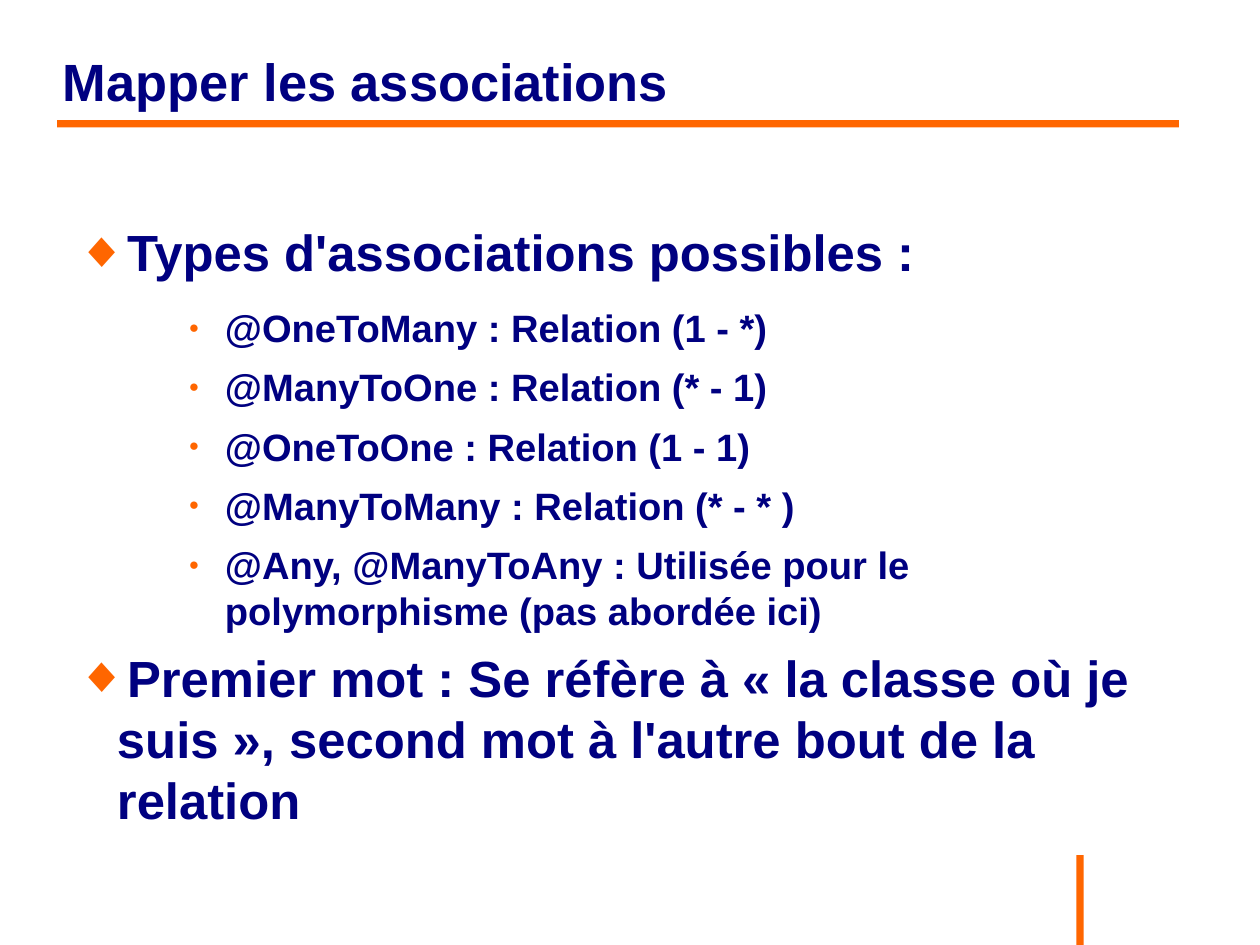
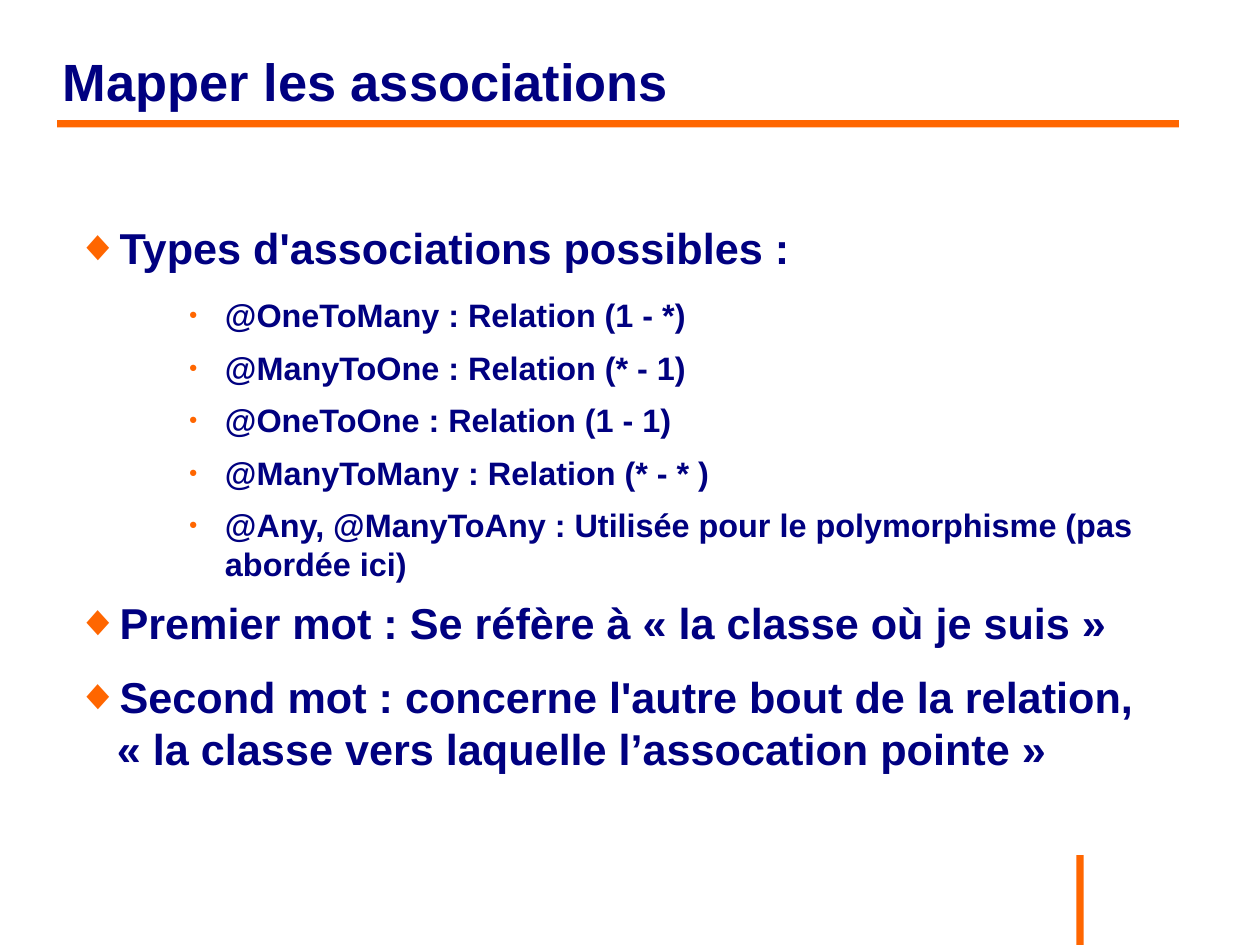
Before and after one commit to philphils/formation-hibernate-basique, a slide deck: slide 75 of Documentation/diapo_formation_hibernate.odp. Drawn at 1260x945 pixels with LibreOffice and Linux fonts; fonts in the diff are those of the drawing; background and template pictures are left out. Boxes give left, top, right and bottom in pixels: in the first picture for what was removed or moved away, otherwise in the second. Text is boxed around its words. In the diff, an @@ line names an element or a change of style, - is before the commit and + after.

```diff
--- a/Documentation/diapo_formation_hibernate.odp
+++ b/Documentation/diapo_formation_hibernate.odp
@@ text at bbox=[120, 232, 1132, 582]: size 32 to 27.2 pt in "Types d'associations possibles :"; size 24 to 20.4 pt in "@OneToMany : Relation (1 - *)", "@ManyToOne : Relation (* - 1)", "@OneToOne : Relation (1 - 1)", "@ManyToMany : Relation (* - * )" and 1 more places @@
@@ text at bbox=[120, 607, 1133, 774]: text changed; size 32 to 27.2 pt @@
-◆ Premier mot : Se réfère à « la classe où je suis », second mot à l'autre bout de la relation
+◆ Premier mot : Se réfère à « la classe où je suis »
+◆ Second mot : concerne l'autre bout de la relation, « la classe vers laquelle l’assocation pointe »
```
Also in this commit, not shown: 10 other slides changed.
